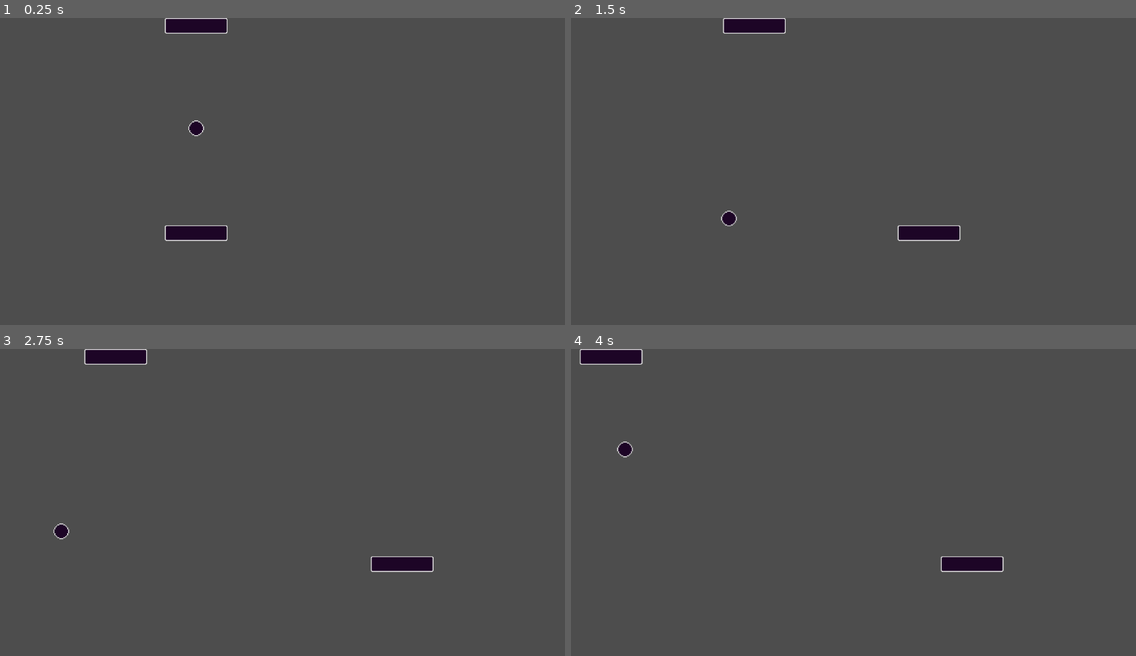
Above: before the commit, frames 1-4 (two rows, left to right).
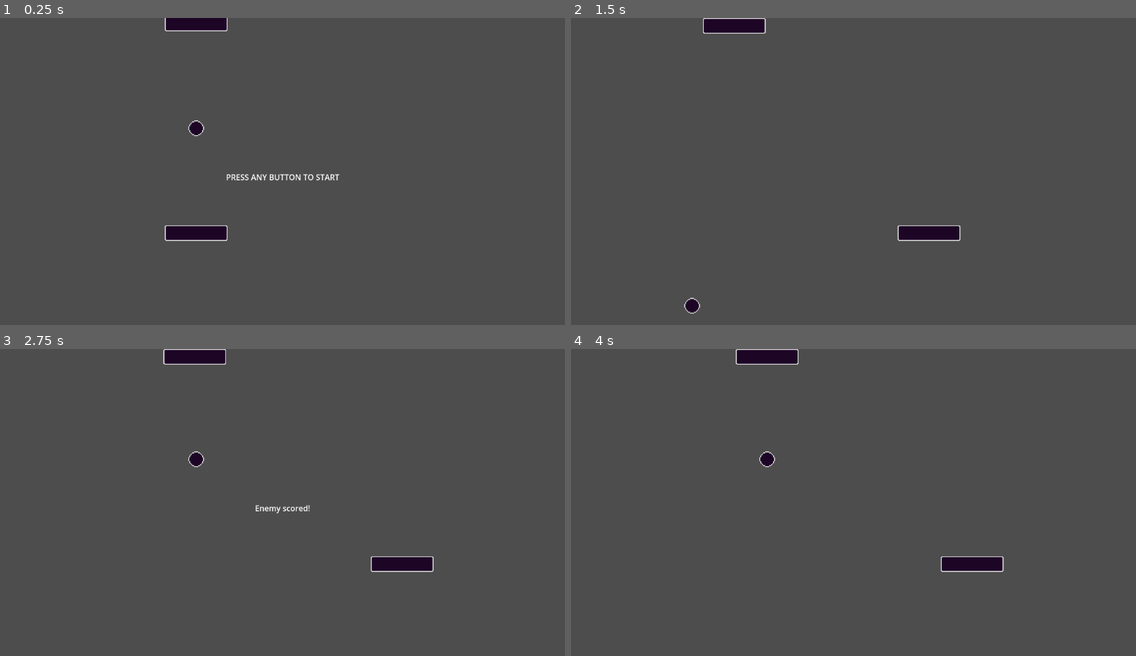
Above: after the commit, the same moments.

Repository: Efunim/Ping-Pong
Game: Godot game, scene res://scenes/levels/main.tscn
The game is run twice, just before and just after one commit, with the same random seed, the same clock (stepped at 60 frames per second) and the same inputs.
Inputs:
- Up to frame 1 (0.25 s): no input
- Up to frame 2 (1.5 s): tap Enter at 0.5 s; hold D (move_right) 0.53-1.28 s; hold A (move_left) from 1.28 s (still down)
- Up to frame 3 (2.75 s): release A (move_left) at 2.03 s; hold D (move_right) from 2.03 s (still down)
- Up to frame 4 (4 s): release D (move_right) at 3.53 s; hold A (move_left) from 3.53 s (still down)

The runs differ from the first frame. In frame 1, 0.4% of the frame differs, in the area x 29-61%, y 0-53%; in frame 2, 0.6%; in frame 3, 1.4%, in the area x 9-55%, y 0-63%; in frame 4, 1.3%.

Commit message:
feat: simple state control

Diff:
--- a/project.godot
+++ b/project.godot
@@ -38,11 +38,21 @@
 "deadzone": 0.2,
 "events": [Object(InputEventKey,"resource_local_to_scene":false,"resource_name":"","device":-1,"window_id":0,"alt_press …(193 unchanged characters)…
 , Object(InputEventKey,"resource_local_to_scene":false,"resource_name":"","device":-1,"window_id":0,"alt_pressed":false …(186 unchanged characters)…
+, Object(InputEventJoypadMotion,"resource_local_to_scene":false,"resource_name":"","device":-1,"axis":0,"axis_value":-1.0,"script":null)
+, Object(InputEventJoypadButton,"resource_local_to_scene":false,"resource_name":"","device":-1,"button_index":13,"pressure":0.0,"pressed":true,"script":null)
 ]
 }
 move_right={
 "deadzone": 0.2,
 "events": [Object(InputEventKey,"resource_local_to_scene":false,"resource_name":"","device":-1,"window_id":0,"alt_press …(193 unchanged characters)…
 , Object(InputEventKey,"resource_local_to_scene":false,"resource_name":"","device":-1,"window_id":0,"alt_pressed":false …(186 unchanged characters)…
+, Object(InputEventJoypadMotion,"resource_local_to_scene":false,"resource_name":"","device":-1,"axis":2,"axis_value":1.0,"script":null)
+, Object(InputEventJoypadButton,"resource_local_to_scene":false,"resource_name":"","device":-1,"button_index":14,"pressure":0.0,"pressed":true,"script":null)
 ]
 }
+ui_pause={
+"deadzone": 0.2,
+"events": [Object(InputEventKey,"resource_local_to_scene":false,"resource_name":"","device":-1,"window_id":0,"alt_pressed":false,"shift_pressed":false,"ctrl_pressed":false,"meta_pressed":false,"pressed":false,"keycode":0,"physical_keycode":4194305,"key_label":0,"unicode":0,"location":0,"echo":false,"script":null)
+, Object(InputEventJoypadButton,"resource_local_to_scene":false,"resource_name":"","device":-1,"button_index":6,"pressure":0.0,"pressed":true,"script":null)
+]
+}
--- a/scenes/levels/main.tscn
+++ b/scenes/levels/main.tscn
@@ -17,12 +17,18 @@
 [sub_resource type="WorldBoundaryShape2D" id="WorldBoundaryShape2D_ubwgw"]
 
 [sub_resource type="RectangleShape2D" id="RectangleShape2D_j4d2a"]
-size = Vector2(1162, 29)
+size = Vector2(1162, 28.25)
+
+[sub_resource type="SystemFont" id="SystemFont_j4d2a"]
+font_names = PackedStringArray("Fixedsys Excelsior 3.01")
 
 [node name="Main" type="Node" unique_id=936922932]
+process_mode = 3
 script = ExtResource("1_2vj2h")
 
 [node name="WorldBoundaries" type="StaticBody2D" parent="." unique_id=1679278053]
+process_mode = 1
+position = Vector2(0, 7)
 
 [node name="LeftBoundary" type="CollisionShape2D" parent="WorldBoundaries" unique_id=199526318]
 position = Vector2(7.6293945e-06, 320)
@@ -37,47 +43,87 @@
 debug_color = Color(0.78354394, 0.0030748812, 0.35428748, 0.41960785)
 
 [node name="CollisionShape2D" type="CollisionShape2D" parent="WorldBoundaries" unique_id=2003277033]
-position = Vector2(576, 0)
+position = Vector2(576, -7)
 shape = SubResource("WorldBoundaryShape2D_b6bv0")
 
 [node name="CollisionShape2D2" type="CollisionShape2D" parent="WorldBoundaries" unique_id=1757586169]
-position = Vector2(576, 640)
+position = Vector2(576, 641)
 shape = SubResource("WorldBoundaryShape2D_ubwgw")
 
 [node name="Player" parent="." unique_id=1064331733 instance=ExtResource("1_72ix8")]
+process_mode = 1
 position = Vector2(80, 592)
 speed = 600
 
 [node name="Enemy" parent="." unique_id=620884627 node_paths=PackedStringArray("ball") instance=ExtResource("3_y0acb")]
+process_mode = 1
 position = Vector2(80, 48)
 speed = 600
 ball = NodePath("../Ball")
 
 [node name="Ball" parent="." unique_id=653229251 instance=ExtResource("4_j4d2a")]
+process_mode = 1
+position = Vector2(0, 341)
+collision_layer = 3
+collision_mask = 3
 max_speed = 800.0
 
-[node name="Timer" type="Timer" parent="." unique_id=1565887942]
+[node name="ResetBallTimeout" type="Timer" parent="." unique_id=1565887942]
+process_mode = 1
+wait_time = 3.0
 one_shot = true
-autostart = true
+
+[node name="PauseTimeout" type="Timer" parent="." unique_id=2088547365]
+wait_time = 3.0
+one_shot = true
 
 [node name="ScoreBorder" type="Node" parent="." unique_id=1046218323]
+process_mode = 1
 
 [node name="EnemyBorder" type="Area2D" parent="ScoreBorder" unique_id=2111969358]
+process_mode = 1
 collision_layer = 2
 collision_mask = 2
 
 [node name="CollisionShape2D" type="CollisionShape2D" parent="ScoreBorder/EnemyBorder" unique_id=358029793]
-position = Vector2(571, 3)
+position = Vector2(571, 2.25)
 shape = SubResource("RectangleShape2D_j4d2a")
 
 [node name="PlayerBorder" type="Area2D" parent="ScoreBorder" unique_id=1388033302]
+process_mode = 1
+position = Vector2(0, 8)
 collision_layer = 2
 collision_mask = 2
 
-[node name="CollisionShape2D2" type="CollisionShape2D" parent="ScoreBorder/PlayerBorder" unique_id=1204410373]
-position = Vector2(571, 638.5)
+[node name="CollisionShape2D" type="CollisionShape2D" parent="ScoreBorder/PlayerBorder" unique_id=1204410373]
+position = Vector2(571, 638.125)
 shape = SubResource("RectangleShape2D_j4d2a")
 
-[connection signal="timeout" from="Timer" to="." method="_on_timer_timeout"]
+[node name="OverlayText" type="CanvasLayer" parent="." unique_id=1117576807]
+
+[node name="Label" type="Label" parent="OverlayText" unique_id=1123112081]
+anchors_preset = 8
+anchor_left = 0.5
+anchor_top = 0.5
+anchor_right = 0.5
+anchor_bottom = 0.5
+offset_left = -16.0
+offset_top = -8.0
+offset_right = 16.0
+offset_bottom = 8.0
+grow_horizontal = 2
+grow_vertical = 2
+size_flags_horizontal = 6
+size_flags_vertical = 6
+theme_override_fonts/font = SubResource("SystemFont_j4d2a")
+text = "TEXT"
+metadata/_edit_use_anchors_ = true
+
+[node name="ShowOverlayTimeout" type="Timer" parent="." unique_id=463740051]
+wait_time = 2.0
+
+[connection signal="timeout" from="ResetBallTimeout" to="." method="_on_reset_ball_timeout_timeout"]
+[connection signal="timeout" from="PauseTimeout" to="." method="_on_pause_timeout_timeout"]
 [connection signal="body_entered" from="ScoreBorder/EnemyBorder" to="." method="_on_enemy_border_body_entered"]
 [connection signal="body_entered" from="ScoreBorder/PlayerBorder" to="." method="_on_player_border_body_entered"]
+[connection signal="timeout" from="ShowOverlayTimeout" to="." method="_on_show_overlay_timeout_timeout"]
--- a/scripts/ball.gd
+++ b/scripts/ball.gd
@@ -1,7 +1,11 @@
 extends CharacterBody2D
 
-@export var speed: float = 400
+@export var min_speed: int = 400
 @export var max_speed: float = 400
+
+var collision_normal = Vector2.RIGHT
+
+var speed: float
 
 func _physics_process(delta: float) -> void:
 	var collision = move_and_collide(velocity * speed * delta, false, 0.1)
@@ -17,5 +21,7 @@
 func launch(direction_y: int = -1): # Shows which playe's side it is, -1 means player
 	# Randomise ball angle between around 215 and 330 deg
 	# We need to change angle only on X axis, so I used Vector2.RIGHT
+	speed = min_speed
+
 	velocity = Vector2.RIGHT.rotated(randf_range(3.5, 5.5))
 	velocity.y *= direction_y
--- a/scripts/main.gd
+++ b/scripts/main.gd
@@ -1,13 +1,21 @@
 extends Node
 
 @export var y_border_perc: float = 0.025
+@export var score_to_win: int = 7
 
-enum states { PLAYING, PAUSED }
+@onready var launch_timer: Timer = $ResetBallTimeout
+@onready var pause_timer: Timer = $PauseTimeout
+@onready var overlay: Label = $OverlayText/Label
+
+enum states { ON_HOLD, PLAYING, PAUSED, GAME_END }
 var current_state
 
 var player_score: int = 0
 var enemy_score: int = 0
 
+var direction_y: int = -1
+
+# Technicaly work with states
 
 func _ready() -> void:
 	# Init positions
@@ -25,20 +33,74 @@
 	$Ball.position.x = center_x
 	$Ball.position.y = screen_size.y / 2
 
-func reset_ball(direction_y: int):
-	var screen_size = DisplayServer.window_get_size()
-	$Ball.position = screen_size / 2
+	current_state = states.ON_HOLD
+	overlay.text = "PRESS ANY BUTTON TO START"
+	get_tree().paused = true
+
+
+func start_game() -> void:
+	overlay.visible = false
 	$Ball.launch(direction_y)
+	current_state = states.PLAYING
+	get_tree().paused = false
+	print("START GAME")
 
-func _on_timer_timeout() -> void:
-	$Ball.launch()
+
+func _unhandled_key_input(_event: InputEvent) -> void:
+	match current_state:
+		states.ON_HOLD:
+			start_game()
+		states.PAUSED:
+			pass
+
+
+func _on_pause_timeout_timeout() -> void:
+	current_state = states.PLAYING
+	get_tree().paused = false
+
+# Gameplay utils
 
 func _on_player_border_body_entered(_body: Node2D) -> void:
 	enemy_score += 1
-	print("Enemy scored! ", enemy_score)
-	reset_ball(-1)
+
+	show_overlay("Enemy scored!")
+	$ShowOverlayTimeout.start()
+
+	direction_y = -1
+	reset_ball()
+
 
 func _on_enemy_border_body_entered(_body: Node2D) -> void:
 	player_score += 1
-	print("Player scored! ", player_score)
-	reset_ball(1)
+
+	show_overlay("Player scored!")
+	$ShowOverlayTimeout.start()
+
+	direction_y = 1
+	reset_ball()
+
+
+func reset_ball():
+	var screen_size = DisplayServer.window_get_size()
+	$Ball.position = screen_size / 2
+	$Ball.velocity = Vector2.ZERO
+	launch_timer.start()
+
+
+func _on_reset_ball_timeout_timeout() -> void:
+	$Ball.launch(direction_y)
+
+
+# Methods for overlay text
+
+func show_overlay(text: String) -> void:
+	overlay.text = text
+	overlay.visible = true
+
+
+func hide_overlay() -> void:
+	overlay.visible = false
+
+
+func _on_show_overlay_timeout_timeout() -> void:
+	hide_overlay()
Not shown, changed: assets/ball.png.import
Not shown, changed: assets/platform.png.import
Not shown, changed: assets/pong-atlas.png.import
Not shown, changed: icon.svg.import
Not shown, added: .gitattributes
